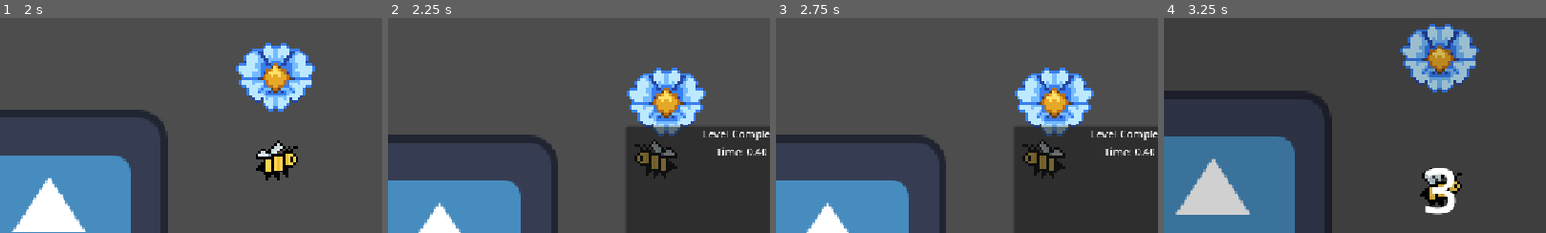
Above: before the commit, frames 1-4 (left to right).
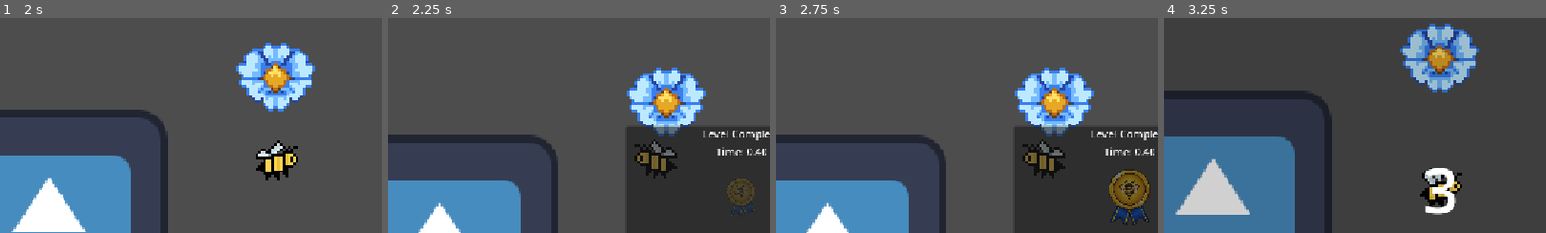
Above: after the commit, the same moments.

Repository: futurefleagames-lab/bee-line
Game: Godot game, scene res://scenes/levels/level_test.tscn
The game is run twice, just before and just after one commit, with the same random seed, the same clock (stepped at 60 frames per second) and the same inputs. This scene is started directly instead of the project's main scene. The engine's default icon, where the game draws it, is replaced by a stand-in: a white triangle on a blue panel in a dark square.
Inputs (mouse positions are % of the whole screen's width and height, from its top left):
- Up to frame 1 (2 s): tap Enter at 0.5 s; move the mouse to (45, 70) at 0.52 s; hold W (up) from 0.53 s (still down); tap Space (dash) at 0.6, 1.35 s; click (45, 70) at 0.67 s; move the mouse to (80, 65) at 1.27 s
- Up to frame 2 (2.25 s): move the mouse to (20, 35) at 2.02 s; release W (up) at 2.03 s; hold A (left) from 2.03 s (still down); tap Space (dash) at 2.1 s
- Up to frame 3 (2.75 s): keep holding A (left)
- Up to frame 4 (3.25 s): release A (left) at 2.75 s; click "Restart Level" at 2.75 s
The pictures show only the part of the screen within x 14-64%, y 10-60%; the shares and areas given below are measured in that part.

Frame 1 is identical in both runs. In frame 2, 0.5% of the frame differs, in the area x 88-97%, y 74-92%; in frame 3, 2.1%, in the area x 87-98%, y 70-97%; in frame 4, nothing differs.

Commit message:
medals done

Diff:
--- a/scenes/HUD/medal_ui.tscn
+++ b/scenes/HUD/medal_ui.tscn
@@ -1,7 +1,10 @@
 [gd_scene format=3 uid="uid://c7j8qn67uik71"]
 
 [ext_resource type="Script" uid="uid://dbrs3rkr5cqnl" path="res://scripts/HUD/medal_ui.gd" id="1_geaxa"]
+[ext_resource type="Texture2D" uid="uid://du3k5cxavxmx0" path="res://assets/medals/bronze_beemedal.png" id="2_jhd3h"]
 [ext_resource type="Texture2D" uid="uid://ddb28a767tu2k" path="res://assets/New Piskel(1).png" id="3_s72c0"]
+[ext_resource type="Texture2D" uid="uid://buuw5vf6kiqpa" path="res://assets/medals/gold_beemedal.png" id="4_k5fdy"]
+[ext_resource type="Texture2D" uid="uid://bfriqqdx4w0l2" path="res://assets/medals/silver_beemedal.png" id="5_7xhyh"]
 
 [sub_resource type="Animation" id="Animation_s72c0"]
 length = 0.001
@@ -108,6 +111,14 @@
 animations = [{
 "frames": [{
 "duration": 1.0,
+"texture": ExtResource("2_jhd3h")
+}],
+"loop": 1,
+"name": &"bronze",
+"speed": 5.0
+}, {
+"frames": [{
+"duration": 1.0,
 "texture": SubResource("AtlasTexture_klp4t")
 }, {
 "duration": 1.0,
@@ -122,6 +133,22 @@
 "loop": 1,
 "name": &"default",
 "speed": 5.0
+}, {
+"frames": [{
+"duration": 1.0,
+"texture": ExtResource("4_k5fdy")
+}],
+"loop": 1,
+"name": &"gold",
+"speed": 5.0
+}, {
+"frames": [{
+"duration": 1.0,
+"texture": ExtResource("5_7xhyh")
+}],
+"loop": 1,
+"name": &"silver",
+"speed": 5.0
 }]
 
 [node name="MedalUI" type="CanvasLayer" unique_id=2142517192]
@@ -134,5 +161,4 @@
 texture_filter = 1
 position = Vector2(52, 56)
 sprite_frames = SubResource("SpriteFrames_1jffj")
-frame = 3
-frame_progress = 0.80685145
+animation = &"silver"
--- a/scripts/HUD/medal_ui.gd
+++ b/scripts/HUD/medal_ui.gd
@@ -7,12 +7,34 @@
 	medal_sprite.hide()
 
 
-func show_medal_at(canvas_position: Vector2) -> void:
+func show_medal_at(canvas_position: Vector2, medal_type: String = "bronze") -> void:
+	var tier := medal_type.to_lower()
+
+	if not medal_sprite.sprite_frames.has_animation(tier):
+		push_warning("Medal animation not found: " + tier)
+		return
+
 	medal_animation.stop()
-	medal_sprite.position = canvas_position
-	medal_sprite.set_frame_and_progress(0,0.0)
+
+
+	var texture: Texture2D = medal_sprite.sprite_frames.get_frame_texture(tier, 0)
+
+
+	var image_size: float = float(max(texture.get_width(), texture.get_height()))
+	var fit_scale: float = 32.0 / image_size
+
+
+	scale = Vector2(fit_scale, fit_scale)
+
+
+	medal_sprite.position = canvas_position / fit_scale
+
+	# correct medal
+
+	medal_sprite.play(tier)
 	medal_sprite.show()
-	medal_sprite.play("default")
+
+	# animation
 	medal_animation.play("medal_appear")
 
 
--- a/scripts/menus/level_complete.gd
+++ b/scripts/menus/level_complete.gd
@@ -53,8 +53,14 @@
 
 	medal_ui.call("hide_medal")
 
-	if earned == "bronze":
-		medal_ui.call("show_medal_at", reward_spacer.get_global_rect().get_center())
+	if earned in ["bronze", "silver", "gold"]:
+		medal_ui.call(
+			"show_medal_at",
+			reward_spacer.get_global_rect().get_center(),
+			earned
+	)
+
+
 
 
 func _on_restart_pressed() -> void:
Binary file removed: assets/bronze-medal-with-red-ribbon-champion-and-winner-awards-sports-medal-png.png
Binary file added: assets/medals/bronze_beemedal.png
Not shown, changed: assets/medals/bronze_beemedal.png.import
Binary file added: assets/medals/gold_beemedal.png
Not shown, added: assets/medals/gold_beemedal.png.import
Binary file added: assets/medals/silver_beemedal.png
Not shown, added: assets/medals/silver_beemedal.png.import
